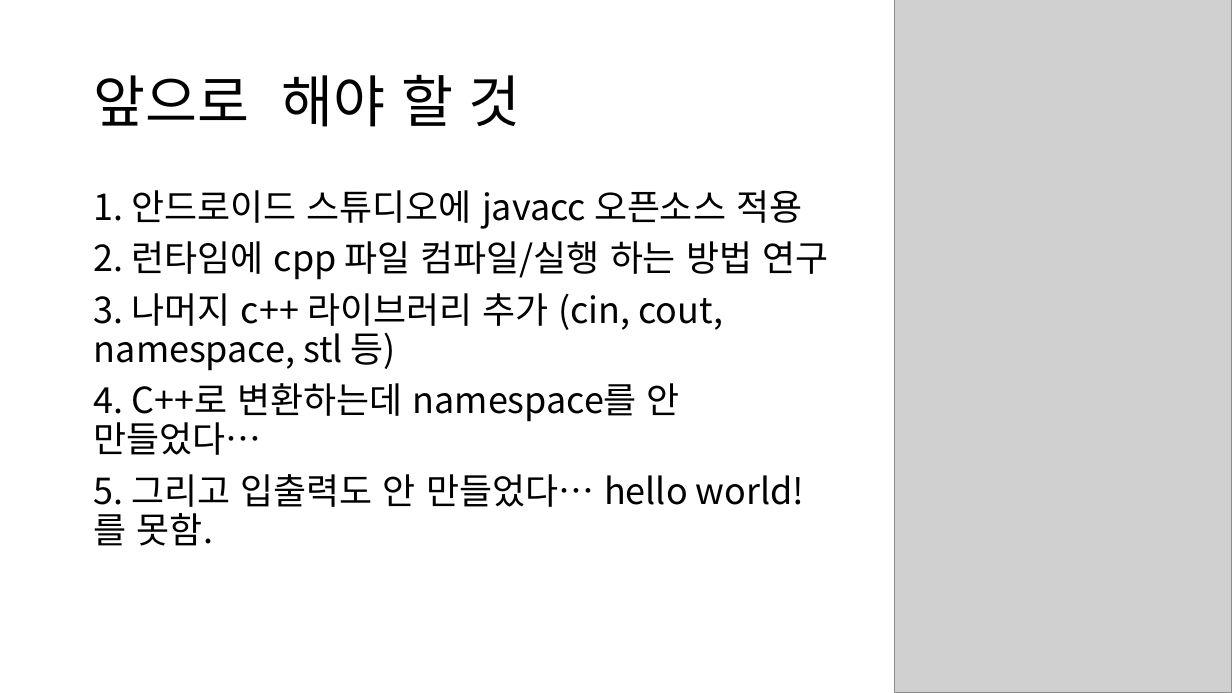
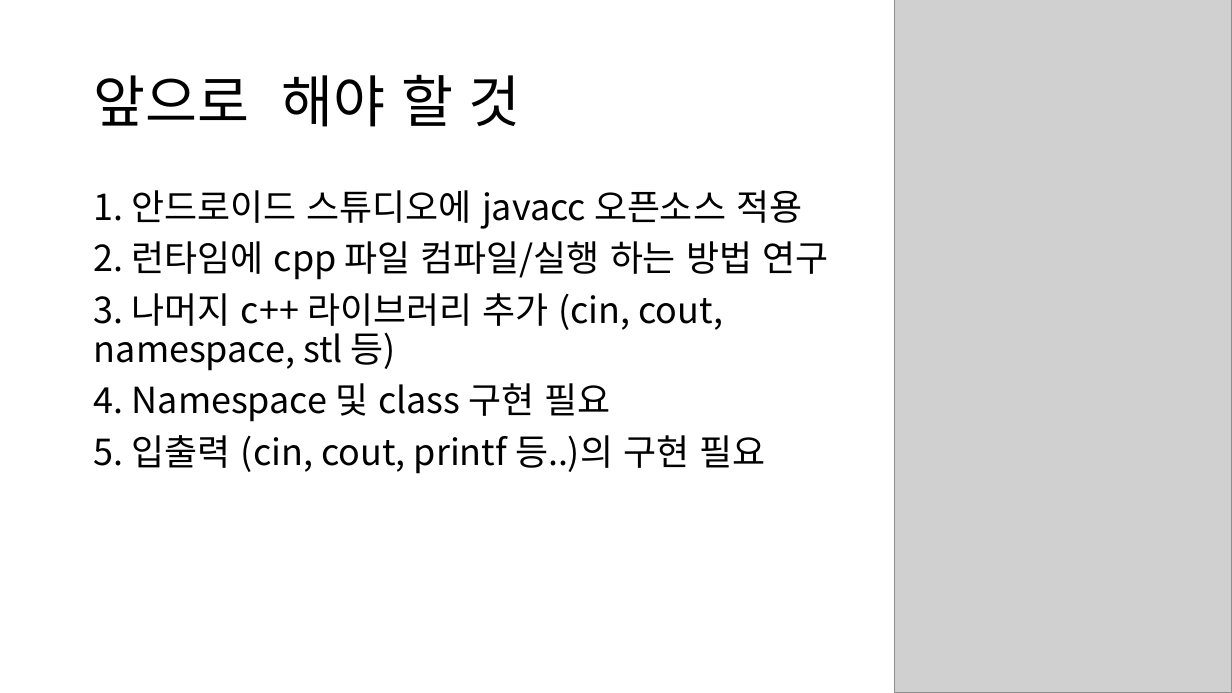
Before and after one commit to CLUG-kr/dapp, a slide deck: slide 13 of DAPP_final.pptx (slide 12 before the commit). Drawn at 1232x693 pixels with LibreOffice and Linux fonts; fonts in the diff are those of the drawing; grey boxes stand for pictures. Boxes give left, top, right and bottom in pixels: in the first picture for what was removed or moved away, otherwise in the second. Text is boxed around its words. In the diff, an @@ line names an element or a change of style, - is before the commit and + after.

Commit message:
ppt changed

```diff
--- a/DAPP_final.pptx
+++ b/DAPP_final.pptx
@@ text at bbox=[94, 383, 765, 474]: text changed @@
-4. C++로 변환하는데 namespace를 안 만들었다…
-5. 그리고 입출력도 안 만들었다… hello world! 를 못함.
+4. Namespace 및 class 구현 필요
+5. 입출력 (cin, cout, printf 등..)의 구현 필요
```
Also in this commit, not shown: 1 slide added.
